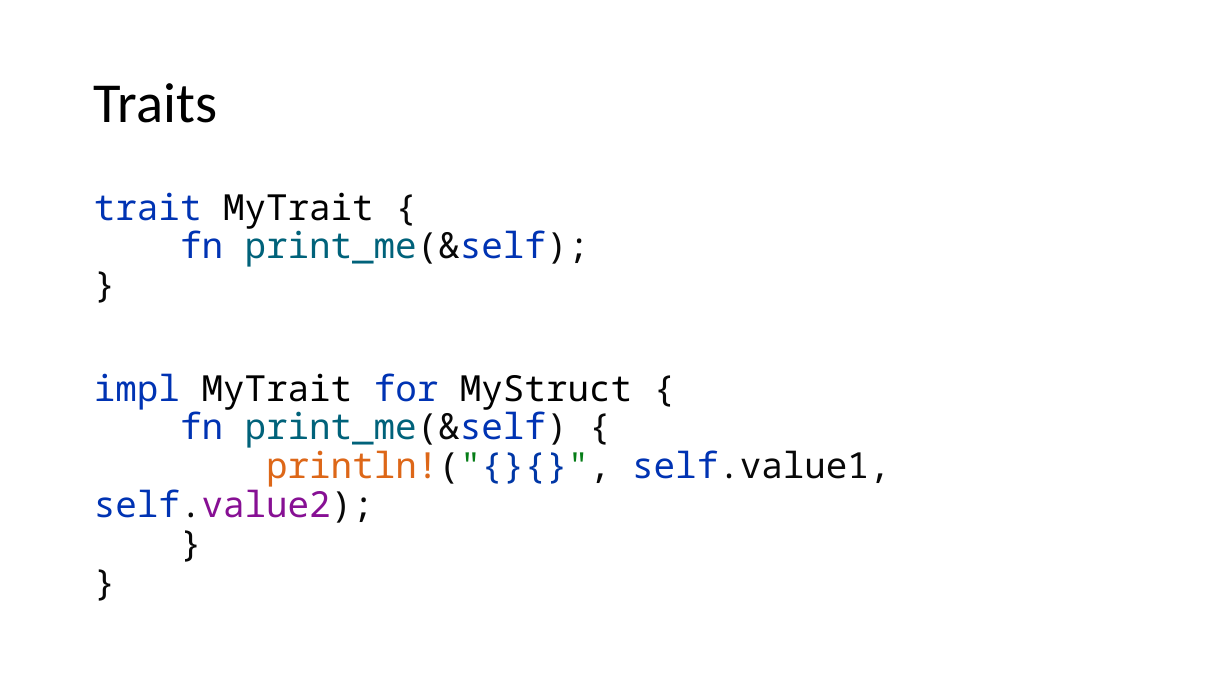
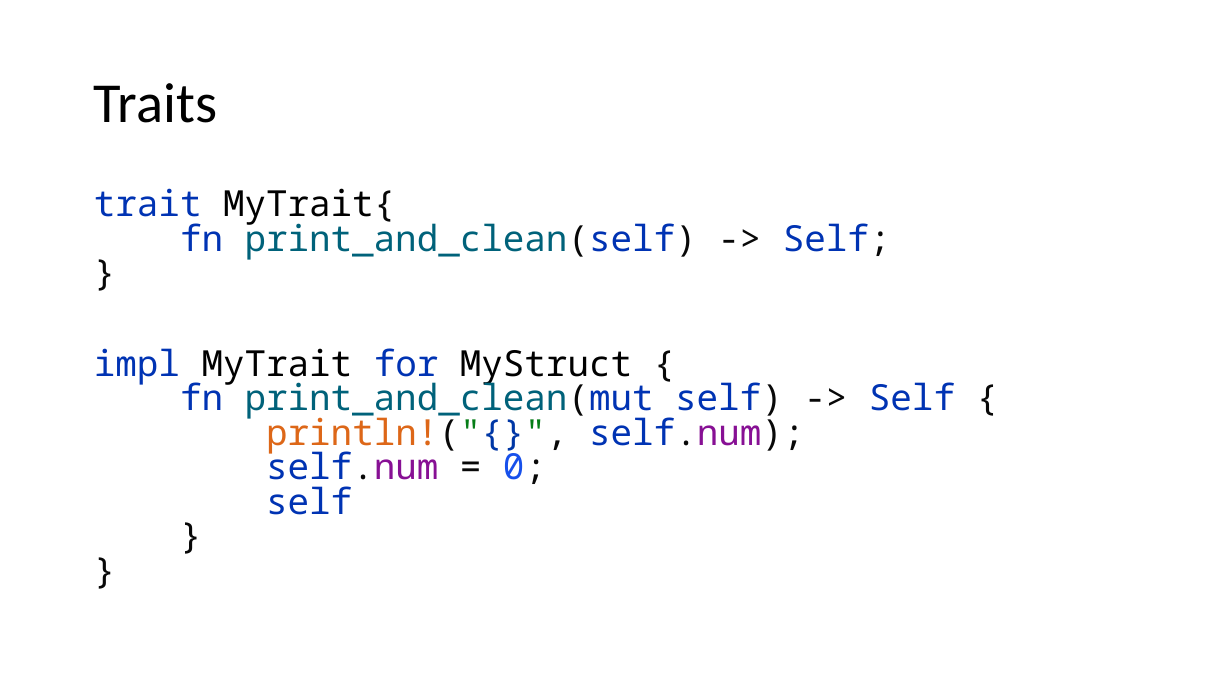
Before and after one commit to kugushev/course-rust-basics, a slide deck: slide 24 of pres/02-BuildingBlocks.pptx (slide 20 before the commit). Drawn at 1232x693 pixels with LibreOffice and Linux fonts; fonts in the diff are those of the drawing. Boxes give left, top, right and bottom in pixels: in the first picture for what was removed or moved away, otherwise in the second. Text is boxed around its words. In the diff, an @@ line names an element or a change of style, - is before the commit and + after.

```diff
--- a/pres/02-BuildingBlocks.pptx
+++ b/pres/02-BuildingBlocks.pptx
@@ text at [94,188,955,515]: text changed @@
-trait MyTrait {
-fn print_me(&self);
-}
-impl MyTrait for MyStruct {
-fn print_me(&self) {
-println!("{}{}", self.value1, self.value2);
-}
-}
+trait MyTrait{
+fn print_and_clean(self) -> Self;
+}
+impl MyTrait for MyStruct {
+fn print_and_clean(mut self) -> Self {
+println!("{}", self.num);
+self.num = 0;
+self
+}
+}
```
Also in this commit, not shown: 8 other slides changed, 16 slides added, 5 slides removed, 4 other files.
